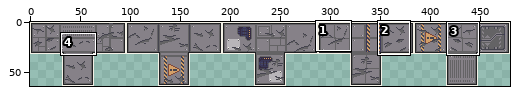
Two versions of one pixel-art file, art/modules/Floor_x2x3.ase. The picture above shows the old version from afar; the outline marks the close-up.
Close-up. Before:
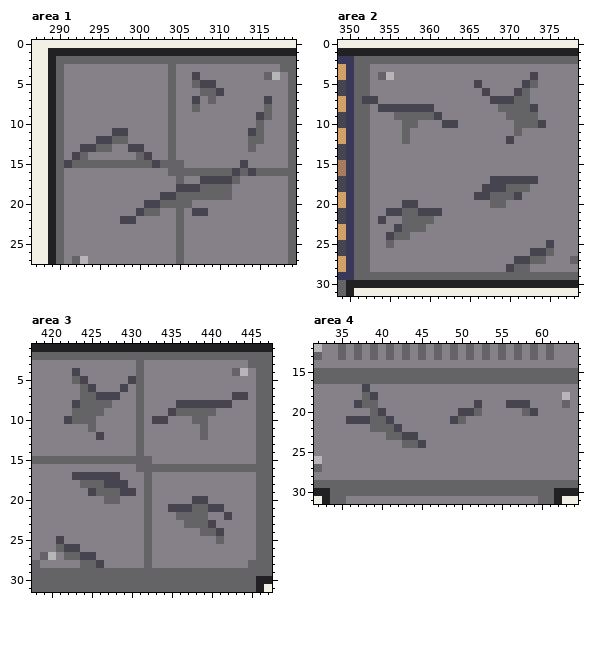
480x64 pixels, 1 frame. Shown: area 1: x 287..319, y 0..27; area 2: x 349..378, y 0..31; area 3: x 418..447, y 1..31; area 4: x 32..64, y 12..31. The commit also changed other parts of the picture, which this record leaves out.
After:
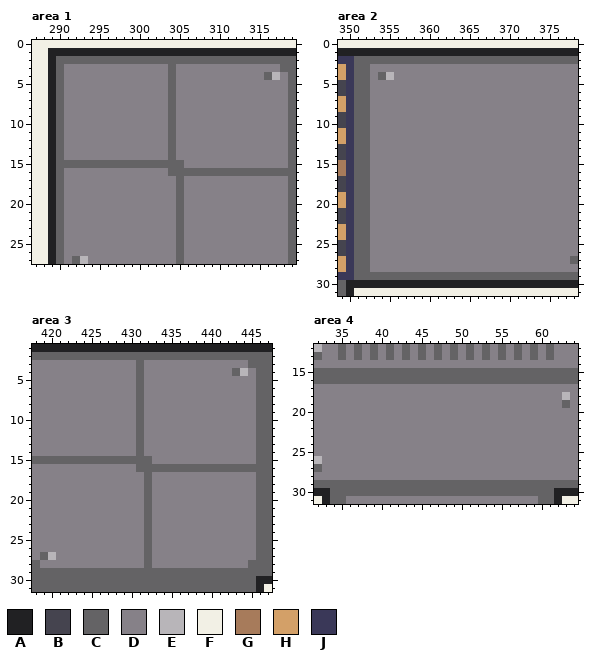
Palette (. is transparent): A #212123  B #45444f  C #646365  D #868188  E #b8b5b9  F #f2f0e5  G #a77b5b  H #d3a068  J #3a3858
From old to new:
layer "Layer 2" now hidden
Changed rows in their new state; - is an unchanged pixel.
Area 1:
first column x 291:
 4 ----------------D---------
 5 ----------------DDD-------
 6 -----------------DDD------
 7 ----------------D-D------D
 8 ----------------D--------D
 9 ------------------------DD
10 ------------------------D-
11 ------DD---------------DD-
12 ----DDDD---------------DD-
13 --DDDD--DD-------------D--
14 -DD------DD---------------
15 C----------C----------D---
16 ---------------------C-C--
17 -----------------DDDDD----
18 --------------CDDDDDD-----
19 ------------DD-DDDDDD-----
20 ----------DDDD-D----------
21 ---------DDD----DD--------
22 -------DD-----------------
Area 2:
first column x 352:
 4 ---------------------D-
 5 --------------D-----DD-
 6 ---------------D---DD--
 7 CD--------------DDDDD--
 8 --DDDDDDD--------DDDDD-
 9 ----DDDDDD--------DDDD-
10 -----DD---DD-------DDDD
11 -----D-------------D---
12 -----D------------D----
first column x 354:
17 --------------DDDDDD--
18 -------------DDDDDD---
19 ------------DDDDDD----
20 ---DD---------DD------
21 -DDDDDDD--------------
22 D--DDDD---------------
23 --DDDD----------------
24 -DDD------------------
25 -D-------------------D
26 -------------------DDD
27 -----------------DDDD-
28 ----------------DDD---
Area 3:
first column x 422:
 4 -D---------------------
 5 -DD-----D--------------
 6 --DD---D---------------
 7 --DDDDD--------------DD
 8 -DDDDD--------DDDDDDD--
 9 -DDDD--------DDDDDD----
10 DDDD-------DD---DD-----
11 ---D-------------D-----
12 ----D------------D-----
first column x 421:
17 --DDDDDD--------------
18 ---DDDDDD-------------
19 ----DDDDDD------------
20 ------DD---------DD---
21 --------------DDDDDDD-
22 ---------------DDDD--D
23 ----------------DDDD--
24 ------------------DDD-
25 D-------------------D-
26 DDD-------------------
27 -DDDD-----------------
28 ---DDD----------------
Area 4:
first column x 36:
17 --D---------------------
18 --DD--------------------
19 -DDD------------D---DDD-
20 ---DD---------DDD-----DD
21 DDDDDD-------DD---------
22 ---DDDD-----------------
23 -----DDDD---------------
24 -------DDD--------------
Boxes around the changes in both close-ups, in picture pixels (x1, y1, x2, y2):
changed: (64, 72, 272, 224)
changed: (362, 72, 554, 272)
changed: (64, 368, 248, 440)
changed: (56, 472, 232, 568)
changed: (346, 384, 482, 448)
changed: (506, 400, 538, 416)
